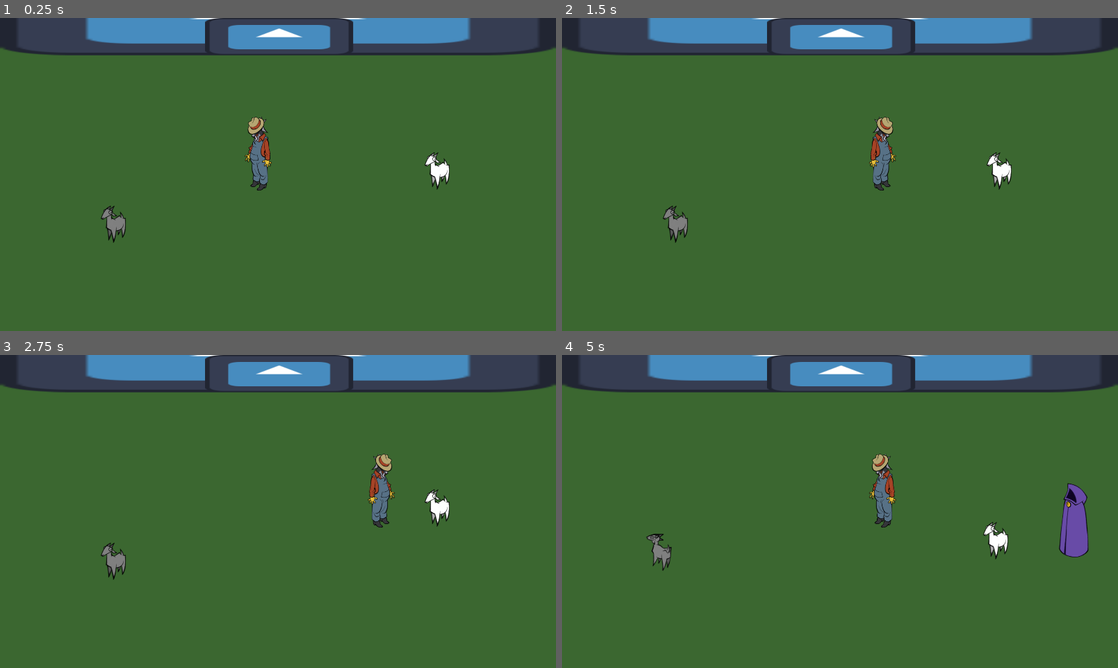
Above: before the commit, frames 1-4 (two rows, left to right).
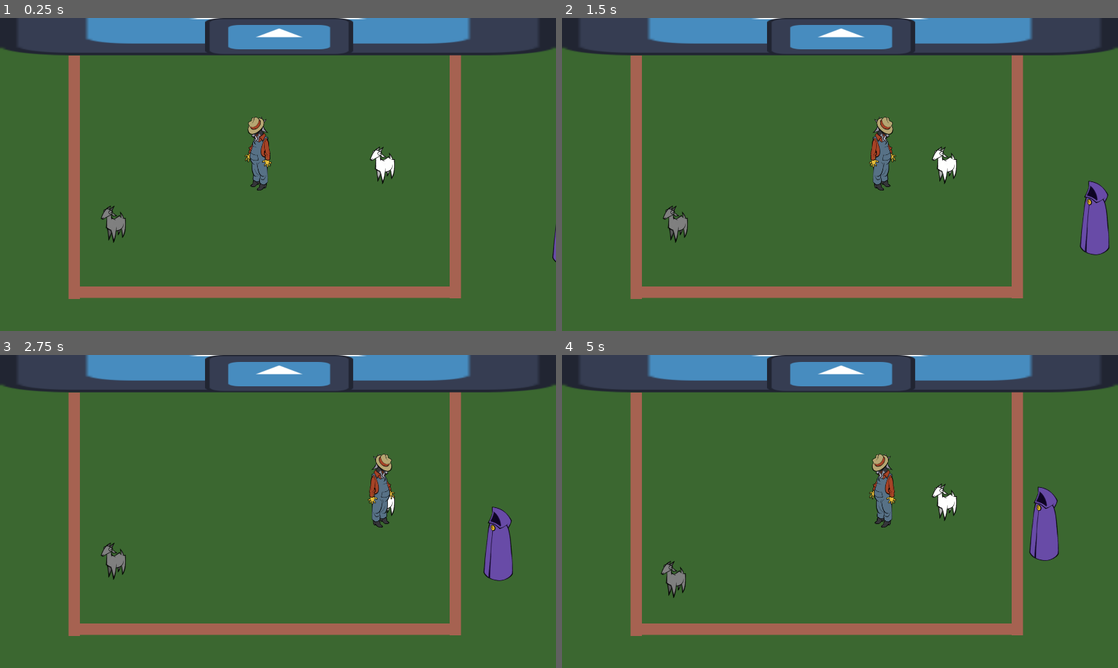
Above: after the commit, the same moments.

Repository: jadicodes/goat-game
Game: Godot game, scene res://farm/farm.tscn
Same seed, same stepped clock (60 frames per second), same inputs: the game is played once before the commit and once after it. The engine's default icon, where the game draws it, is replaced by a stand-in: a white triangle on a blue panel in a dark square.
Inputs (mouse positions are in pixels of both pictures, inside the frame that each line leads up to):
- Up to frame 1 (0.25 s): no input
- Up to frame 2 (1.5 s): tap Enter at 0.5 s; move the mouse to (962, 158) at 0.52 s; hold D (move_right) 0.53-1.25 s; hold E (interact) 0.53-1.25 s; click (962, 158) at 0.67 s; drag from (728, 190) to (812, 237) at 1.27 s
- Up to frame 3 (2.75 s): move the mouse to (333, 442) at 2.02 s; hold D (move_right) from 2.03 s (still down); tap Alt at 2.1 s
- Up to frame 4 (5 s): release D (move_right) at 2.75 s; drag from (812, 574) to (673, 464) at 2.77 s; move the mouse to (1006, 558) at 3.52 s; hold A (move_left) 3.53-4.25 s; hold E (interact) 3.53-4.25 s; drag from (673, 464) to (756, 433) at 4.27 s

The runs differ from the first frame. In frame 1, 6.4% of the frame differs, in the area x 12-100%, y 11-90%; in frame 2, 7.4%; in frame 3, 7.1%; in frame 4, 8.9%, in the area x 12-95%, y 11-90%.

Commit message:
Add ugly fences

Diff:
--- a/project/farm/farm.tscn
+++ b/project/farm/farm.tscn
@@ -1,9 +1,15 @@
-[gd_scene load_steps=5 format=3 uid="uid://botoiyyc2kyur"]
+[gd_scene load_steps=7 format=3 uid="uid://botoiyyc2kyur"]
 
 [ext_resource type="PackedScene" uid="uid://cqdu4npym77hm" path="res://farmer/farmer.tscn" id="1_at1a1"]
 [ext_resource type="PackedScene" uid="uid://mcq4epvbauin" path="res://barn/barn.tscn" id="1_ukrf4"]
 [ext_resource type="PackedScene" uid="uid://cquhif3oogil8" path="res://goat/goat.tscn" id="2_qnc1y"]
 [ext_resource type="PackedScene" uid="uid://dircmh8bpxfv7" path="res://shopper/shopper.tscn" id="4_72csm"]
+
+[sub_resource type="RectangleShape2D" id="RectangleShape2D_72csm"]
+size = Vector2(53, 849.5)
+
+[sub_resource type="RectangleShape2D" id="RectangleShape2D_a1lvl"]
+size = Vector2(1258, 37)
 
 [node name="Farm" type="Node2D"]
 y_sort_enabled = true
@@ -19,7 +25,7 @@
 position = Vector2(892, 532)
 
 [node name="Shopper" parent="." instance=ExtResource("4_72csm")]
-position = Vector2(2252, 693)
+position = Vector2(1982, 736)
 
 [node name="Goats" type="Node2D" parent="."]
 
@@ -27,4 +33,41 @@
 position = Vector2(390, 712)
 
 [node name="Goat2" parent="Goats" instance=ExtResource("2_qnc1y")]
-position = Vector2(1508, 528)
+position = Vector2(1319, 509)
+
+[node name="Fence" type="StaticBody2D" parent="."]
+
+[node name="CollisionShape2D" type="CollisionShape2D" parent="Fence"]
+position = Vector2(257, 553)
+shape = SubResource("RectangleShape2D_72csm")
+
+[node name="ColorRect" type="ColorRect" parent="Fence/CollisionShape2D"]
+offset_left = -21.0
+offset_top = -423.0
+offset_right = 19.0
+offset_bottom = 416.0
+color = Color(0.652023, 0.384562, 0.317561, 1)
+metadata/_edit_use_anchors_ = true
+
+[node name="CollisionShape2D2" type="CollisionShape2D" parent="Fence"]
+position = Vector2(1573, 553)
+shape = SubResource("RectangleShape2D_72csm")
+
+[node name="ColorRect2" type="ColorRect" parent="Fence/CollisionShape2D2"]
+offset_left = -21.0
+offset_top = -425.0
+offset_right = 19.0
+offset_bottom = 414.0
+color = Color(0.652023, 0.384562, 0.317561, 1)
+metadata/_edit_use_anchors_ = true
+
+[node name="CollisionShape2D3" type="CollisionShape2D" parent="Fence"]
+position = Vector2(918, 959)
+shape = SubResource("RectangleShape2D_a1lvl")
+
+[node name="ColorRect" type="ColorRect" parent="Fence/CollisionShape2D3"]
+offset_left = -659.0
+offset_top = -33.0
+offset_right = 662.0
+offset_bottom = 7.0
+color = Color(0.652023, 0.384562, 0.317561, 1)
--- a/project/farmer/farmer.tscn
+++ b/project/farmer/farmer.tscn
@@ -18,6 +18,6 @@
 
 [node name="HitCast" type="RayCast2D" parent="."]
 unique_name_in_owner = true
-target_position = Vector2(128, 0)
+target_position = Vector2(148, 0)
 collision_mask = 6
 hit_from_inside = true
